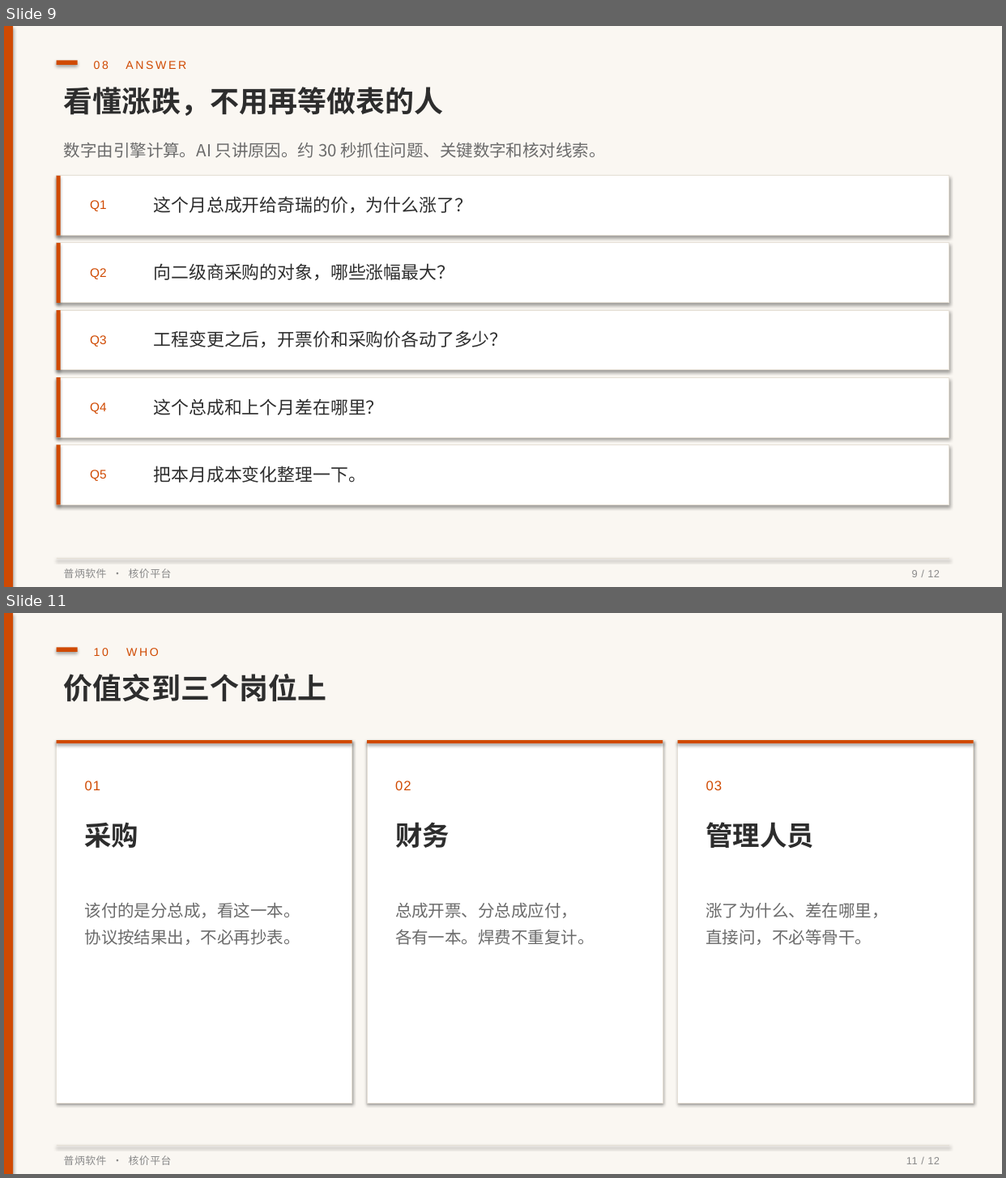
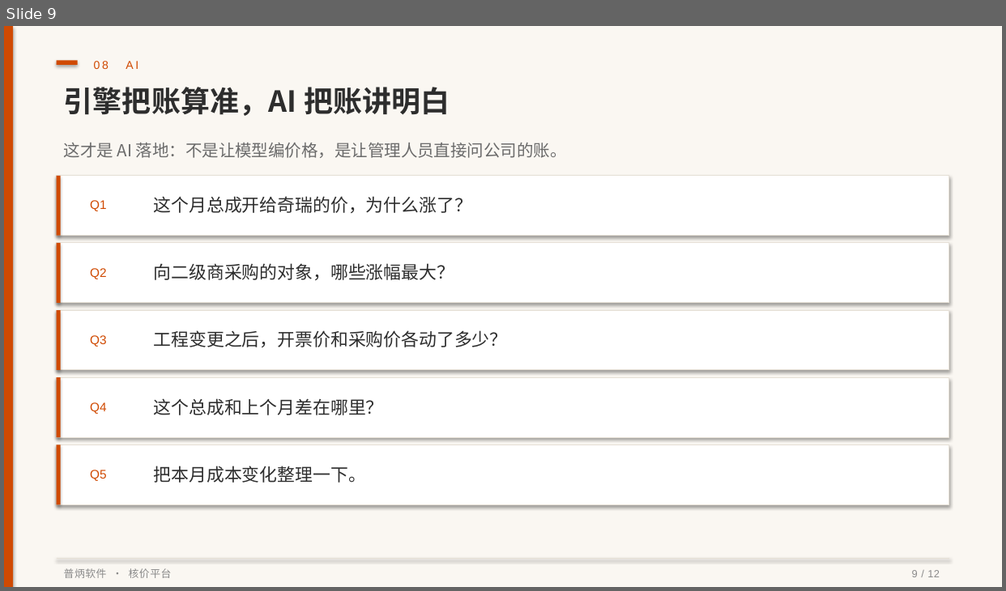
Before and after one commit to pulinzhang/structure-costing-platform, a slide deck: docs/结构件自动核价平台-产品介绍.pptx. Shown one above the other, each under a label of ours: slides 9 and 11 before the commit, slide 9 after it; the slides between them are not shown. The pictures are 1006x1178 and 1006x591 pixels, drawn with LibreOffice and Linux fonts; fonts in the diff are those of the drawing. Boxes give left, top, right and bottom in pixels: in the first picture for what was removed or moved away, otherwise in the second. Text is boxed around its words. In the diff, an @@ line names an element or a change of style, - is before the commit and + after.

```diff
--- a/docs/结构件自动核价平台-产品介绍.pptx
+++ b/docs/结构件自动核价平台-产品介绍.pptx
@@ slide 11 removed at [4, 613, 1002, 1174], background #FFFFFF @@
@@ rectangle removed at [4, 613, 1002, 1174] @@
@@ rectangle removed at [4, 613, 13, 1174] @@
@@ rectangle removed at [57, 648, 78, 652] @@
@@ text removed at [94, 648, 159, 656] @@
-10 WHO
@@ text removed at [64, 674, 327, 702] @@
-价值交到三个岗位上
@@ rectangle removed at [57, 740, 352, 1103] @@
@@ rectangle removed at [57, 740, 352, 743] @@
@@ rectangle removed at [367, 740, 663, 1103] @@
@@ rectangle removed at [367, 740, 663, 743] @@
@@ rectangle removed at [678, 740, 974, 1103] @@
@@ rectangle removed at [678, 740, 974, 743] @@
@@ text removed at [85, 781, 101, 790] @@
-01
@@ text removed at [395, 781, 411, 790] @@
-02
@@ text removed at [706, 781, 722, 790] @@
-03
@@ text removed at [85, 822, 139, 848] @@
-采购
@@ text removed at [395, 822, 450, 848] @@
-财务
@@ text removed at [706, 822, 814, 848] @@
-管理人员
@@ text removed at [85, 903, 300, 945] @@
-该付的是分总成，看这一本。
-协议按结果出，不必再抄表。
@@ text removed at [395, 903, 594, 945] @@
-总成开票、分总成应付，
-各有一本。焊费不重复计。
@@ text removed at [706, 903, 889, 945] @@
-涨了为什么、差在哪里，
-直接问，不必等骨干。
@@ line removed from (57, 1146) to (949, 1146) @@
@@ text removed at [64, 1156, 172, 1165] @@
-普炳软件 · 核价平台
@@ text removed at [906, 1157, 940, 1165] @@
-11 / 12
@@ slide 9 changed as well @@
@@ text at [94, 61, 138, 69]: text changed @@
-08 ANSWER
+08 AI
@@ text at [64, 87, 450, 116]: text changed @@
-看懂涨跌，不用再等做表的人
+引擎把账算准，AI 把账讲明白
@@ text at [64, 143, 567, 158]: text changed @@
-数字由引擎计算。AI 只讲原因。约 30 秒抓住问题、关键数字和核对线索。
+这才是 AI 落地：不是让模型编价格，是让管理人员直接问公司的账。
```
Also in this commit, not shown: 5 other slides changed, 6 slides added, 5 other slides removed, 1 other file.
